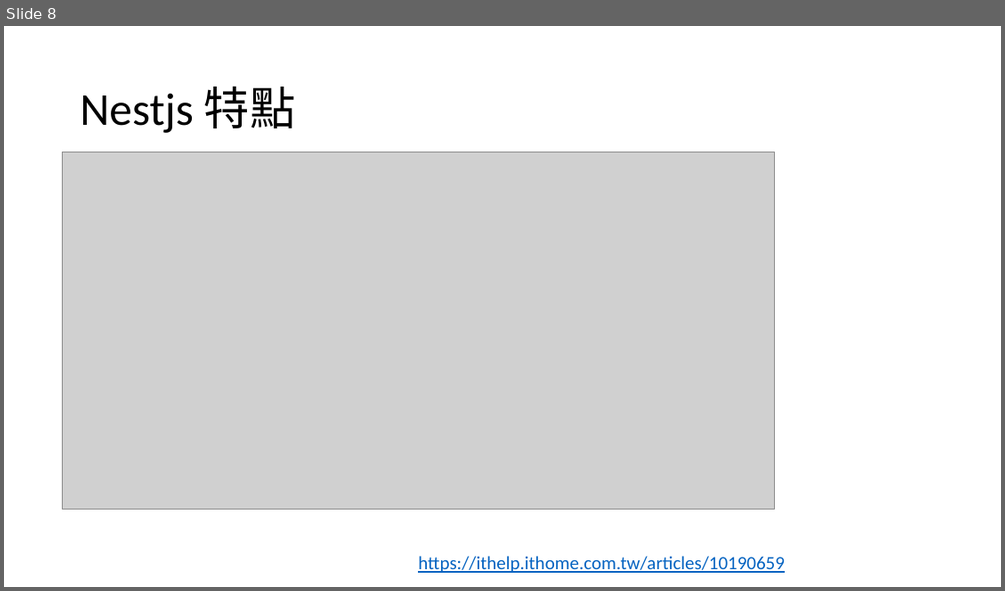
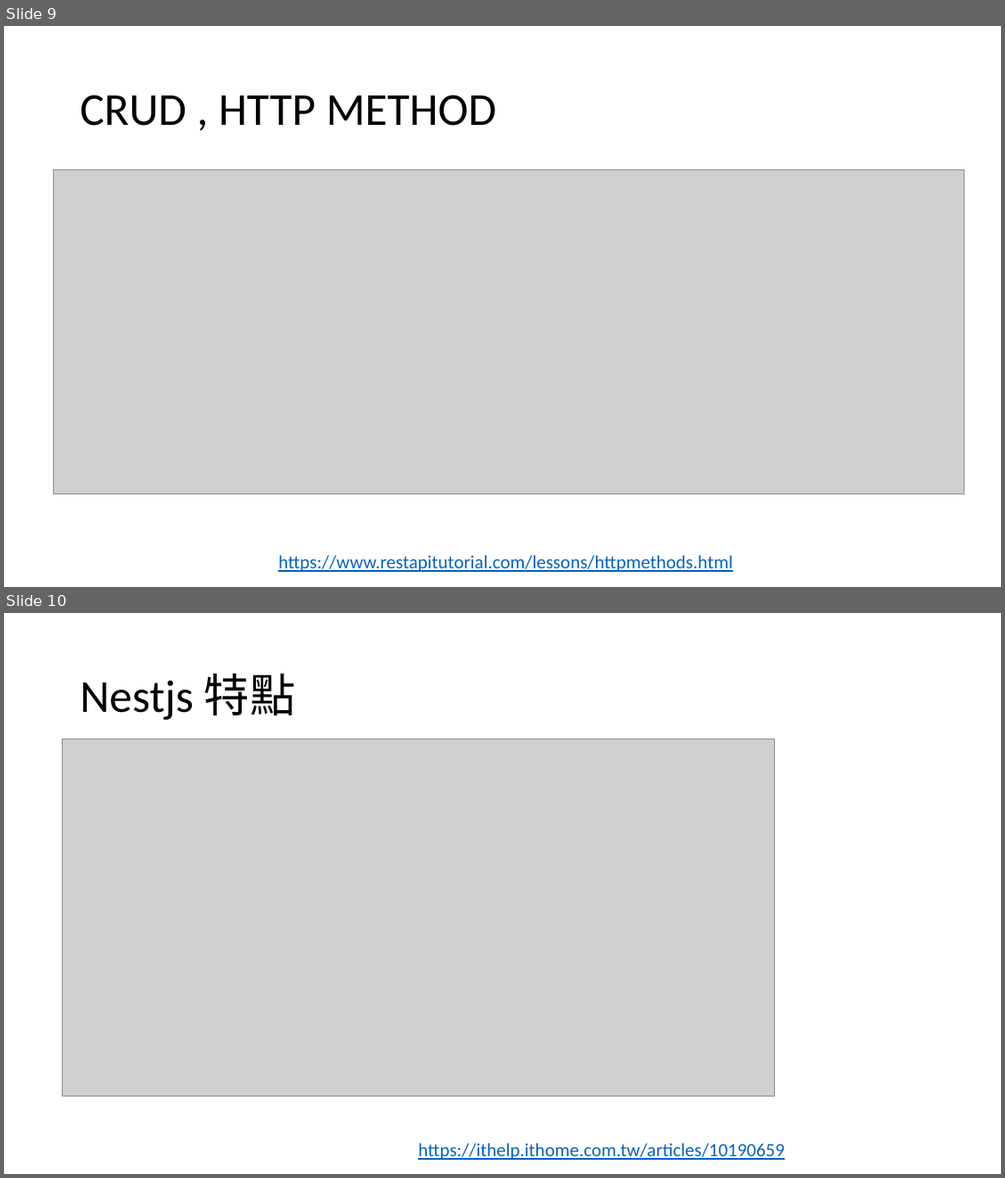
Before and after one commit to RichardHwang886/lession3, a slide deck: webapi後端開發.pptx. Shown one above the other, each under a label of ours: slide 8 before the commit, slides 9 and 10 after it. The pictures are 1005x591 and 1005x1178 pixels, drawn with LibreOffice and Linux fonts; fonts in the diff are those of the drawing; grey boxes stand for pictures. Boxes give left, top, right and bottom in pixels: in the first picture for what was removed or moved away, otherwise in the second. Text is boxed around its words. In the diff, an @@ line names an element or a change of style, - is before the commit and + after.

```diff
--- a/webapi後端開發.pptx
+++ b/webapi後端開發.pptx
@@ slide 9 added at bbox=[4, 26, 1001, 587], background #FFFFFF @@
@@ title added at bbox=[80, 95, 496, 126], 44 pt, text #000000 @@
+CRUD , HTTP METHOD
@@ picture added at bbox=[53, 169, 964, 494] @@
@@ text added at bbox=[278, 555, 733, 572], 18 pt, text #0563C1, underline @@
+https://www.restapitutorial.com/lessons/httpmethods.html
@@ what was slide 8 is now slide 10 @@
```
Also in this commit, not shown: 3 slides changed, 1 other slide added, 19 other files.
